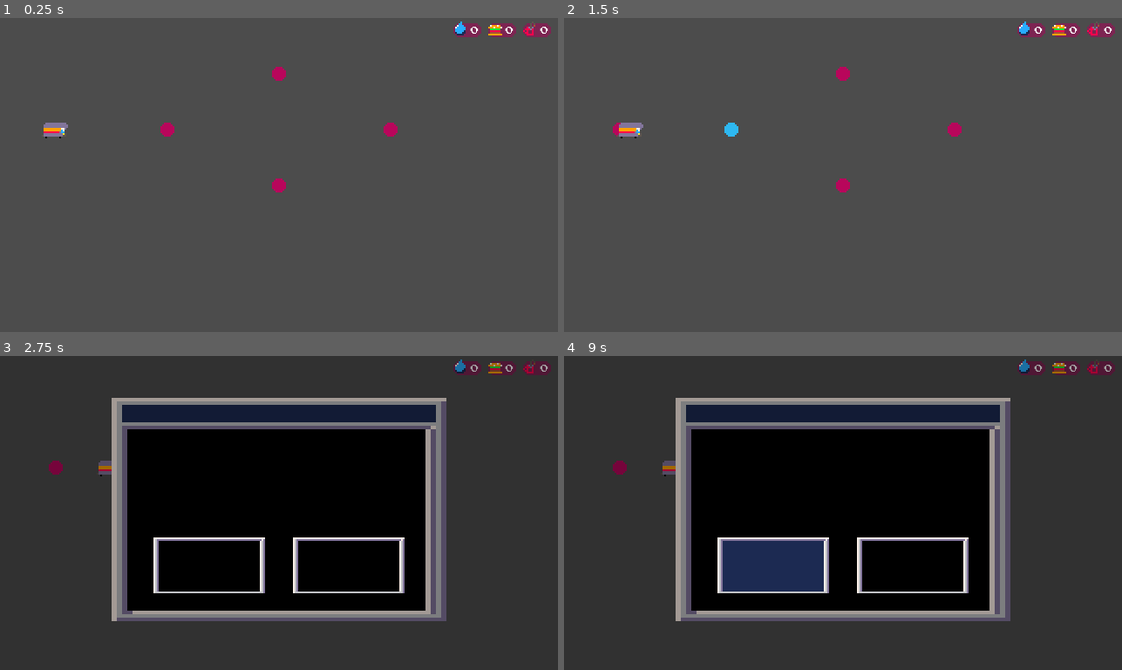
Above: before the commit, frames 1-4 (two rows, left to right).
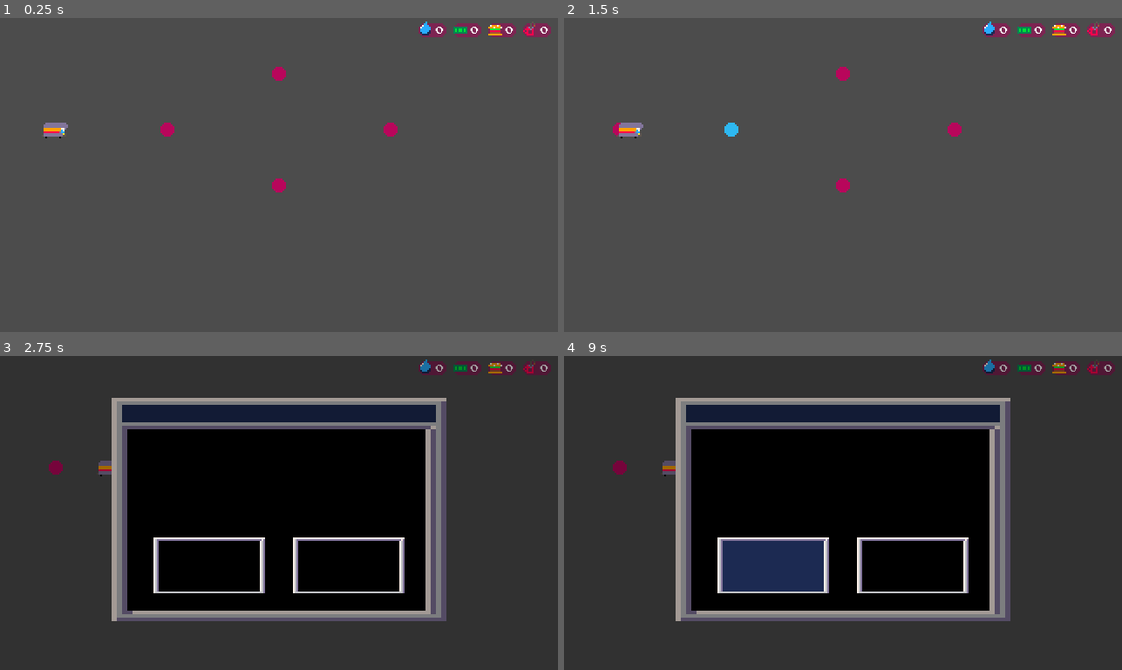
Above: after the commit, the same moments.

Repository: youssefevan/global-game-jam-2023
Game: Godot game, scene res://Scenes/TestingGrounds.tscn
Same seed, same stepped clock (60 frames per second), same inputs: the game is played once before the commit and once after it. This scene is started directly instead of the project's main scene.
Inputs (mouse positions are in pixels of both pictures, inside the frame that each line leads up to):
- Up to frame 1 (0.25 s): no input
- Up to frame 2 (1.5 s): tap Enter at 0.5 s; move the mouse to (619, 131) at 0.52 s; click (619, 131) at 0.6 s; tap Space at 1.25 s; move the mouse to (731, 131) at 1.27 s; click (731, 131) at 1.35 s
- Up to frame 3 (2.75 s): move the mouse to (334, 443) at 2.02 s; click (334, 443) at 2.1 s
- Up to frame 4 (9 s): tap Enter at 2.75, 4.25 s; move the mouse to (815, 575) at 2.77 s; click (815, 575) at 2.85 s; tap Space at 3.5, 5 s; move the mouse to (1010, 560) at 3.52 s; click (1010, 560) at 3.6 s; move the mouse to (675, 465) at 4.27 s; click (675, 465) at 4.35 s; move the mouse to (870, 513) at 5.02 s; click (870, 513) at 5.1 s; move the mouse to (759, 434) at 5.77 s; click (759, 434) at 5.85 s; move the mouse to (965, 497) at 6.52 s; click (965, 497) at 6.6 s; move the mouse to (731, 528) at 7.27 s; click (731, 528) at 7.35 s; move the mouse to (898, 443) at 8.02 s; click (898, 443) at 8.1 s; move the mouse to (815, 575) at 8.77 s; click (815, 575) at 8.85 s

The runs differ from the first frame. In frame 1, 0.3% of the frame differs, in the area x 75-84%, y 1-7%; in frame 2, 0.3%; in frame 3, 0.3%; in frame 4, 0.3%.

Commit message:
money gui

Diff:
--- a/Global Game Jam 2023/Scenes/GUI.tscn
+++ b/Global Game Jam 2023/Scenes/GUI.tscn
@@ -8,6 +8,7 @@
 [ext_resource path="res://Scripts/FoodCount.gd" type="Script" id=6]
 [ext_resource path="res://Scripts/FuelCount.gd" type="Script" id=7]
 [ext_resource path="res://Sprites/fuelICON.png" type="Texture" id=8]
+[ext_resource path="res://Sprites/moneyICON.png" type="Texture" id=9]
 
 [sub_resource type="DynamicFont" id=1]
 size = 6
@@ -21,7 +22,7 @@
 margin_bottom = 14.0
 
 [node name="HBoxContainer" type="HBoxContainer" parent="."]
-margin_right = 60.0
+margin_right = 76.0
 margin_bottom = 14.0
 
 [node name="Water" type="MarginContainer" parent="HBoxContainer"]
@@ -53,9 +54,38 @@
 "_edit_lock_": true
 }
 
-[node name="Food" type="MarginContainer" parent="HBoxContainer"]
+[node name="Money" type="MarginContainer" parent="HBoxContainer"]
 margin_left = 20.0
 margin_right = 36.0
+margin_bottom = 14.0
+
+[node name="Money" type="Label" parent="HBoxContainer/Money"]
+margin_top = 3.0
+margin_right = 16.0
+margin_bottom = 11.0
+rect_min_size = Vector2( 16, 8 )
+custom_fonts/font = SubResource( 1 )
+align = 2
+script = ExtResource( 1 )
+
+[node name="MoneyIcon" type="TextureRect" parent="HBoxContainer/Money/Money"]
+anchor_bottom = 0.091
+margin_right = 16.0
+margin_bottom = 7.272
+texture = ExtResource( 9 )
+
+[node name="TextureRect" type="TextureRect" parent="HBoxContainer/Money/Money"]
+show_behind_parent = true
+margin_right = 16.0
+margin_bottom = 8.0
+texture = ExtResource( 2 )
+__meta__ = {
+"_edit_lock_": true
+}
+
+[node name="Food" type="MarginContainer" parent="HBoxContainer"]
+margin_left = 40.0
+margin_right = 56.0
 margin_bottom = 14.0
 
 [node name="Label" type="Label" parent="HBoxContainer/Food"]
@@ -84,8 +114,8 @@
 }
 
 [node name="Fuel" type="MarginContainer" parent="HBoxContainer"]
-margin_left = 40.0
-margin_right = 56.0
+margin_left = 60.0
+margin_right = 76.0
 margin_bottom = 14.0
 
 [node name="Label" type="Label" parent="HBoxContainer/Fuel"]
--- a/Global Game Jam 2023/Scenes/TestingGrounds.tscn
+++ b/Global Game Jam 2023/Scenes/TestingGrounds.tscn
@@ -31,8 +31,8 @@
 starting_city_node = NodePath("../City")
 
 [node name="GUI" parent="." instance=ExtResource( 3 )]
-margin_left = 260.0
-margin_right = 320.0
+margin_left = 240.0
+margin_right = 316.0
 
 [node name="Encounter" parent="." instance=ExtResource( 4 )]
 visible = false
--- a/Global Game Jam 2023/Scripts/Label.gd
+++ b/Global Game Jam 2023/Scripts/Label.gd
@@ -1,4 +1,4 @@
 extends Label
 
 func _ready():
-	self.text = str(Global.water) + " "
+	self.text = str(Global.money) + " "
Not shown: 1 places in Global Game Jam 2023/Scenes/GUI.tscn that only renumber resources
